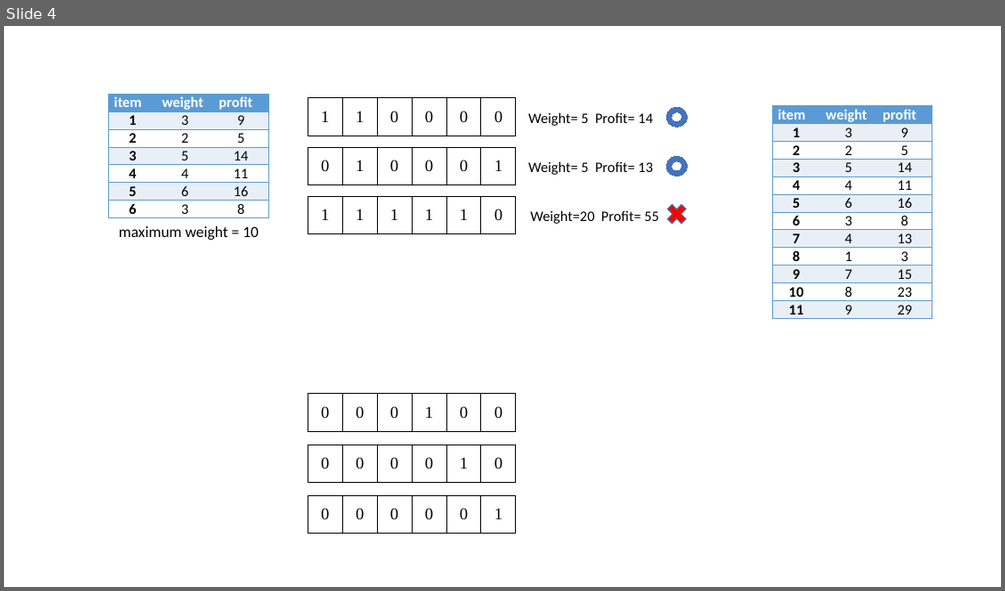
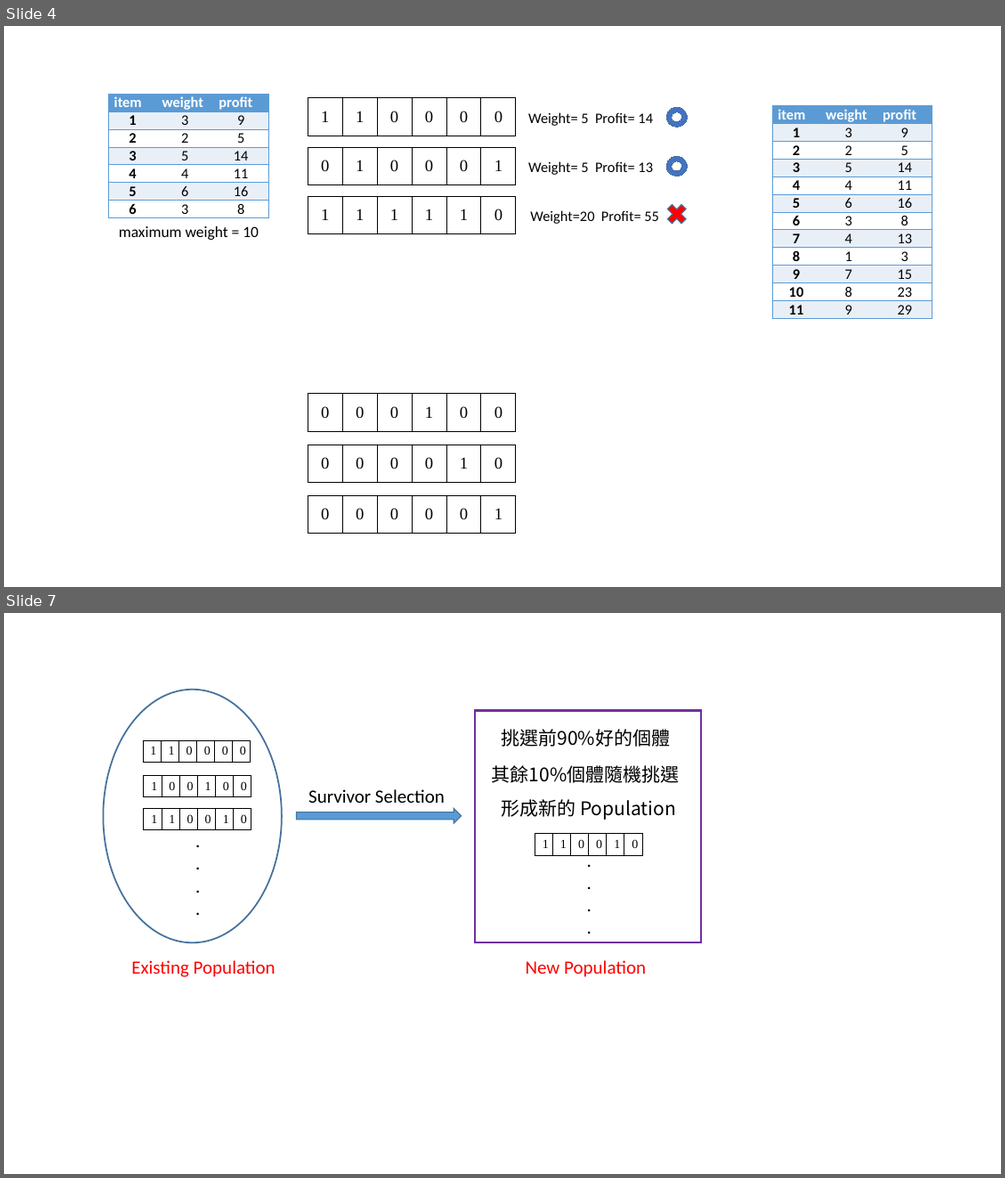
Before and after one commit to andy6804tw/Alogrithm, a slide deck: Genetic/assignment/Presentation.pptx. Shown one above the other, each under a label of ours: slide 4 before the commit, slides 4 and 7 after it; the slides between them are not shown. The pictures are 1005x591 and 1005x1178 pixels, drawn with LibreOffice and Linux fonts; fonts in the diff are those of the drawing. Boxes give left, top, right and bottom in pixels: in the first picture for what was removed or moved away, otherwise in the second. Text is boxed around its words. In the diff, an @@ line names an element or a change of style, - is before the commit and + after.

```diff
--- a/Genetic/assignment/Presentation.pptx
+++ b/Genetic/assignment/Presentation.pptx
@@ slide 7 added at box(4, 613, 1001, 1174), background #FFFFFF @@
@@ ellipse added at box(104, 690, 283, 943), outline #43739E 1.5 pt @@
@@ rectangle added at box(475, 710, 702, 942), outline #7030A0 2 pt @@
@@ table added at box(143, 740, 246, 763), 1 rows, 6 columns @@
+1 | 1 | 0 | 0 | 0 | 0
@@ text added at box(502, 729, 671, 747), 18 pt, text #000000 @@
+挑選前90%好的個體
@@ text added at box(492, 765, 680, 783), 18 pt, text #000000 @@
+其餘10%個體隨機挑選
@@ table added at box(144, 776, 247, 798), 1 rows, 6 columns @@
+1 | 0 | 0 | 1 | 0 | 0
@@ text added at box(308, 789, 445, 803), 18 pt, text #000000 @@
+Survivor Selection
@@ text added at box(502, 799, 676, 819), 18 pt, text #000000 @@
+形成新的 Population
@@ table added at box(144, 808, 247, 831), 1 rows, 6 columns @@
+1 | 1 | 0 | 0 | 1 | 0
@@ text added at box(188, 826, 208, 924), 18 pt, text #000000 @@
+.
+.
+.
+.
@@ right arrow added at box(297, 808, 461, 823), fill #5B9BD5, outline #43739E 1 pt @@
@@ table added at box(535, 834, 638, 856), 1 rows, 6 columns @@
+1 | 1 | 0 | 0 | 1 | 0
@@ text added at box(579, 844, 599, 943), 18 pt, text #000000 @@
+.
+.
+.
+.
@@ text added at box(131, 960, 275, 977), 18 pt, text #FF0000 @@
+Existing Population
@@ text added at box(526, 960, 646, 977), 18 pt, text #FF0000 @@
+New Population
```
Also in this commit, not shown: 2 other slides added, 4 other files.
